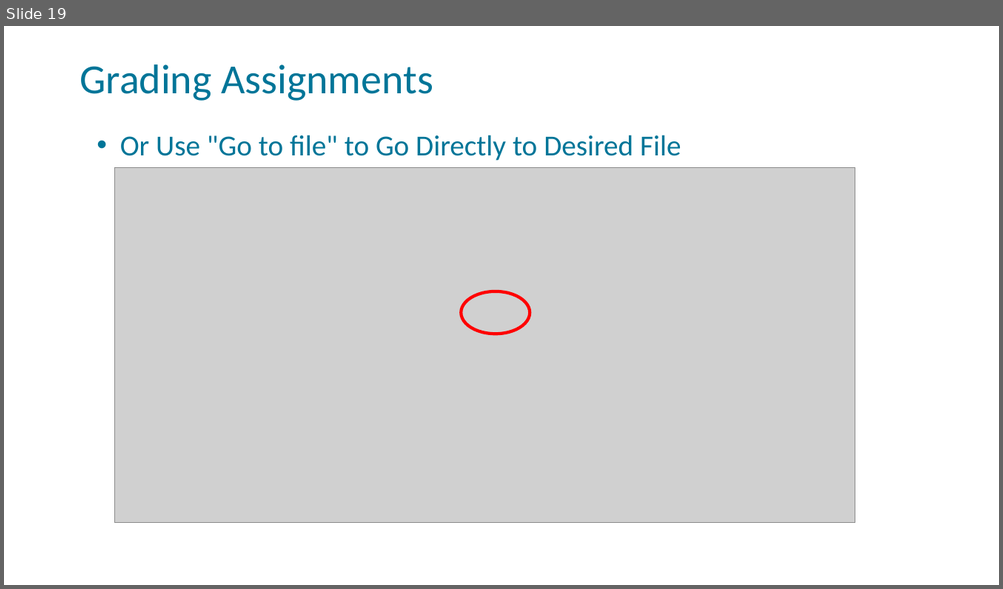
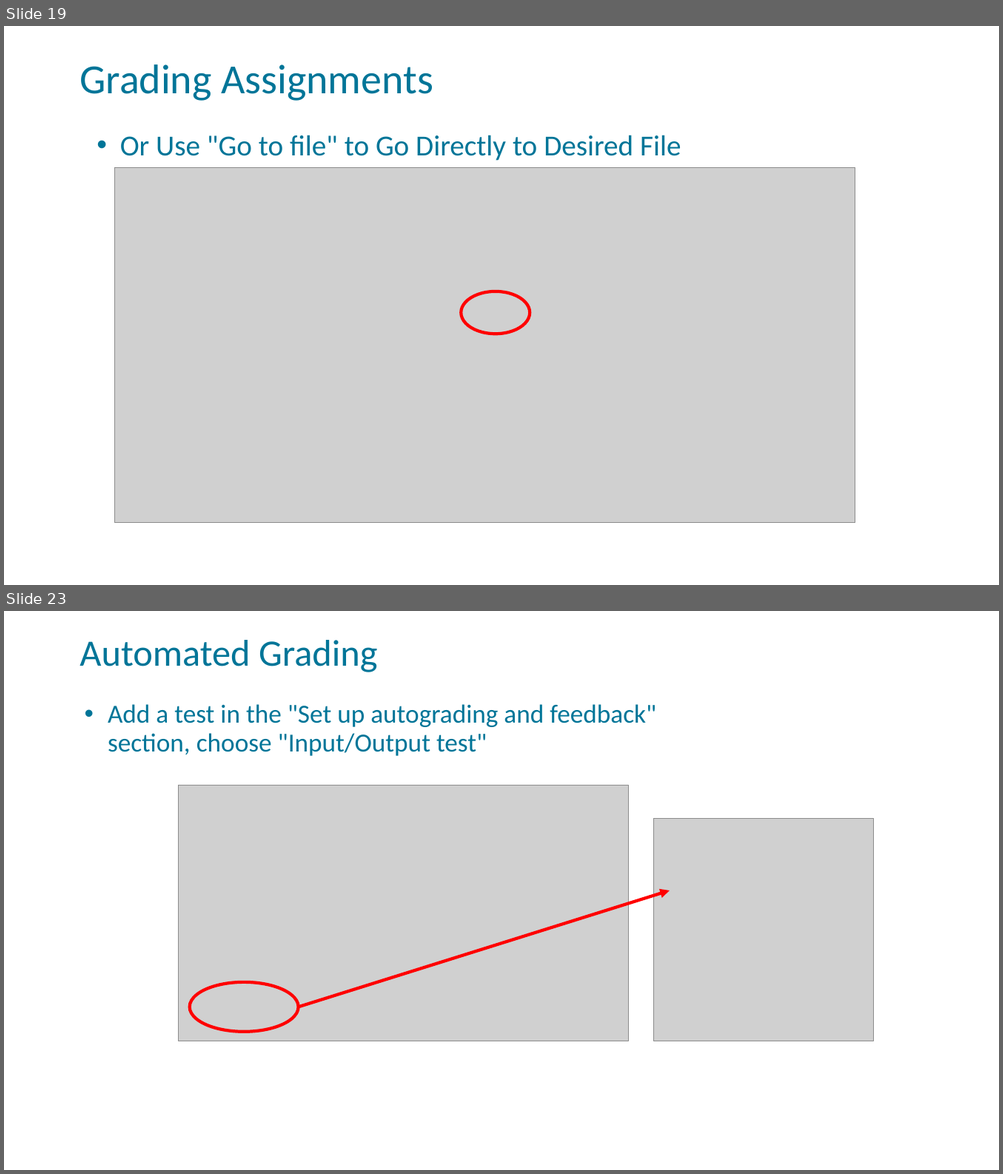
Before and after one commit to FSCJ-FacultyDev/HITEC2023, a slide deck: GitHubClassroom-Instructor.pptx. Shown one above the other, each under a label of ours: slide 19 before the commit, slides 19 and 23 after it; the slides between them are not shown. The pictures are 1003x589 and 1003x1174 pixels, drawn with LibreOffice and Linux fonts; fonts in the diff are those of the drawing; grey boxes stand for pictures; background and template pictures are left out. Boxes give left, top, right and bottom in pixels: in the first picture for what was removed or moved away, otherwise in the second. Text is boxed around its words. In the diff, an @@ line names an element or a change of style, - is before the commit and + after.

```diff
--- a/GitHubClassroom-Instructor.pptx
+++ b/GitHubClassroom-Instructor.pptx
@@ slide 23 added at box(4, 611, 999, 1170), background picture (left out); not listed: 1 template element that a slide beside it also shows @@
@@ text added at box(79, 640, 378, 672), 36 pt, text #007598 @@
+Automated Grading
@@ title added at box(108, 704, 656, 756), 25.2 pt, text #007598 @@
+• Add a test in the "Set up autograding and feedback" section, choose "Input/Output test"
@@ picture added at box(179, 785, 629, 1041) @@
@@ picture added at box(654, 818, 874, 1042) @@
@@ arrow added from (299, 1007) to (669, 891), #FF0000 3 pt @@
@@ ellipse added at box(190, 982, 299, 1033), outline #FF0000 3 pt @@
```
Also in this commit, not shown: 2 slides changed, 15 other slides added.
